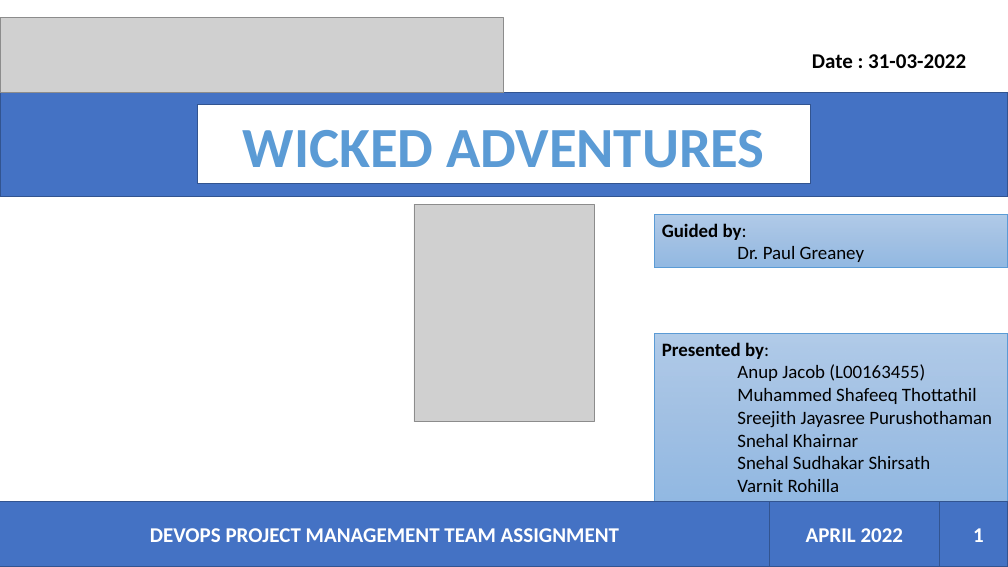
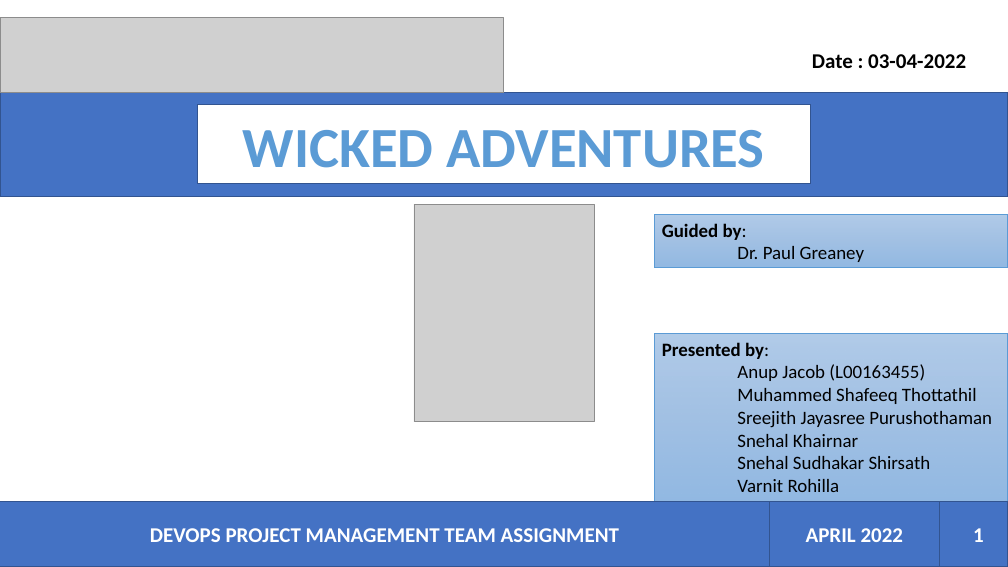
Before and after one commit to devopslecturer/awmsc2022, a slide deck: slide 1 of Wicked Adventures.pptx. Drawn at 1008x567 pixels with LibreOffice and Linux fonts; fonts in the diff are those of the drawing; grey boxes stand for pictures. Boxes give left, top, right and bottom in pixels: in the first picture for what was removed or moved away, otherwise in the second. Text is boxed around its words. In the diff, an @@ line names an element or a change of style, - is before the commit and + after.

```diff
--- a/Wicked Adventures.pptx
+++ b/Wicked Adventures.pptx
@@ text at <box>812,54,966,68</box>: text changed @@
-Date : 31-03-2022
+Date : 03-04-2022
```
Also in this commit, not shown: 2 slides added.
